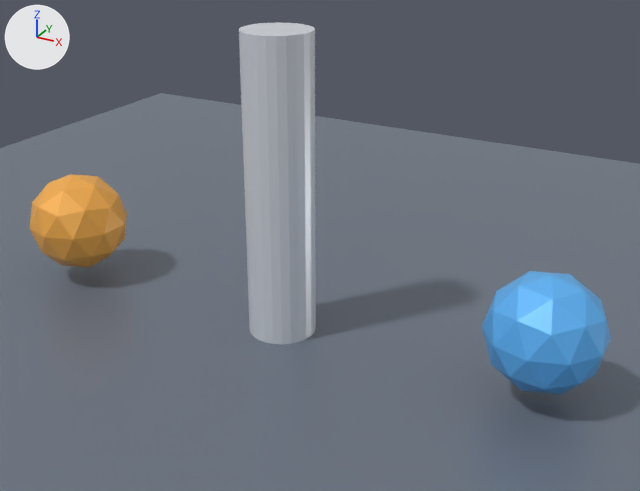
What one commit did to the Blender file examples/assets/ConstraintPoint.blend.
Camera for both pictures: a 50 mm camera at (3.47, -5.65, 3.66) aimed at (0.36, 0.0, 0.84). The axes (+X, +Y, +Z) are drawn at upper left. The lights are the same throughout. The older version comes first.

Names of what the first picture shows: 'Ground', 'PointPost', 'PointSphereA', 'PointSphereB'.
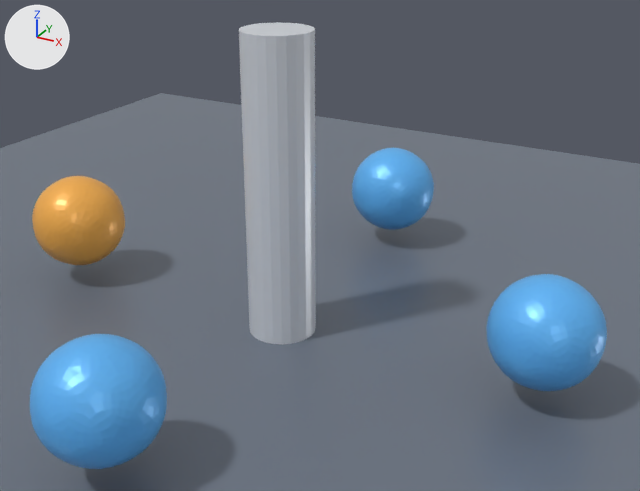
Edits to the bpy script that builds the scene:
```text
Change ob_pointspherea:
    add _m = ob_pointspherea.modifiers.new('Subdivision', 'SUBSURF')
Change ob_pointsphereb:
    add _m = ob_pointsphereb.modifiers.new('Subdivision', 'SUBSURF')
Add ob_pointsphereb_002:
    ob_pointsphereb_002 = bpy.data.objects.new('PointSphereB.002', me_pointspherebmesh.copy())  # the mesh of ob_pointsphereb
    ob_pointsphereb_002.location = (0.0, -2.2, 0.55)
    ob_pointsphereb_002.rotation_euler = (0.0, 0.0, 4.712)  # degrees (0, 0, 270)
    _m = ob_pointsphereb_002.modifiers.new('Subdivision', 'SUBSURF')
Add ob_pointsphereb_001:
    ob_pointsphereb_001 = bpy.data.objects.new('PointSphereB.001', me_pointspherebmesh.copy())  # the mesh of ob_pointsphereb
    ob_pointsphereb_001.location = (0.0, 2.2, 0.55)
    ob_pointsphereb_001.rotation_euler = (0.0, 0.0, 1.571)  # degrees (0, 0, 90)
    _m = ob_pointsphereb_001.modifiers.new('Subdivision', 'SUBSURF')
```

Changed parts and their boxes (x1, y1, x2, y2) in the pictures (640 x 491 px):
'PointSphereB.002', added (blue): after (30, 334, 167, 469)
'PointSphereB', modifiers changed (6% narrower): before (482, 271, 611, 394); after (486, 274, 607, 391)
'PointSphereA', modifiers changed: before (29, 174, 127, 268); after (32, 176, 125, 265)
'PointSphereB.001', added (blue): after (352, 148, 434, 230)
